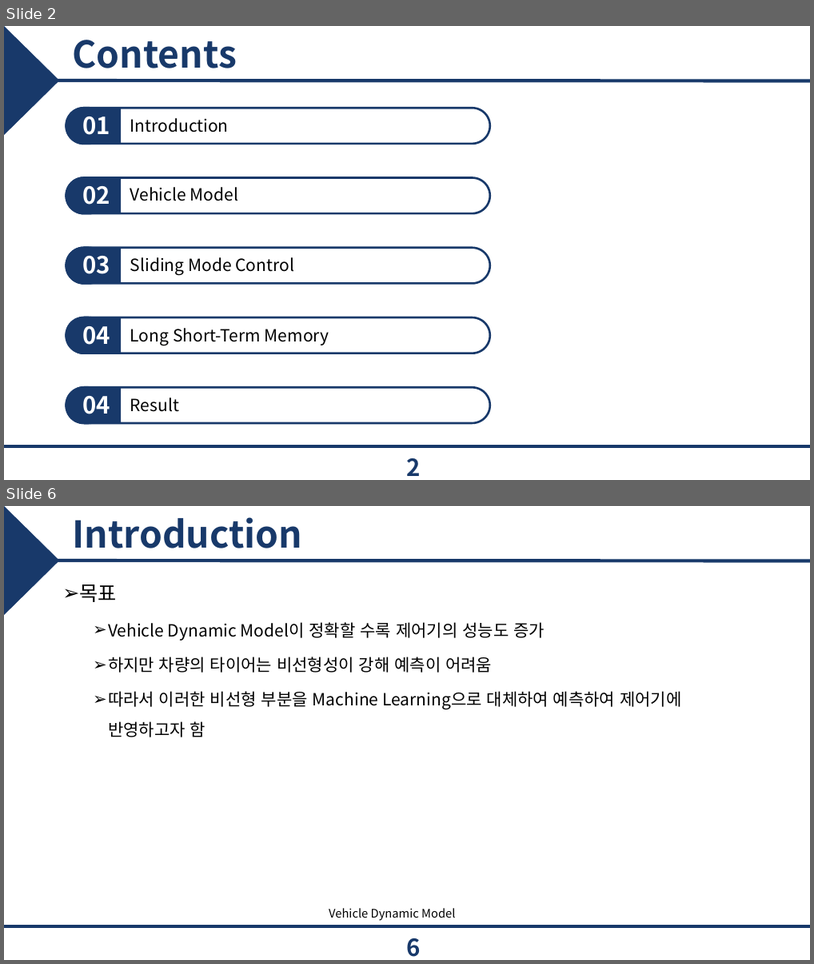
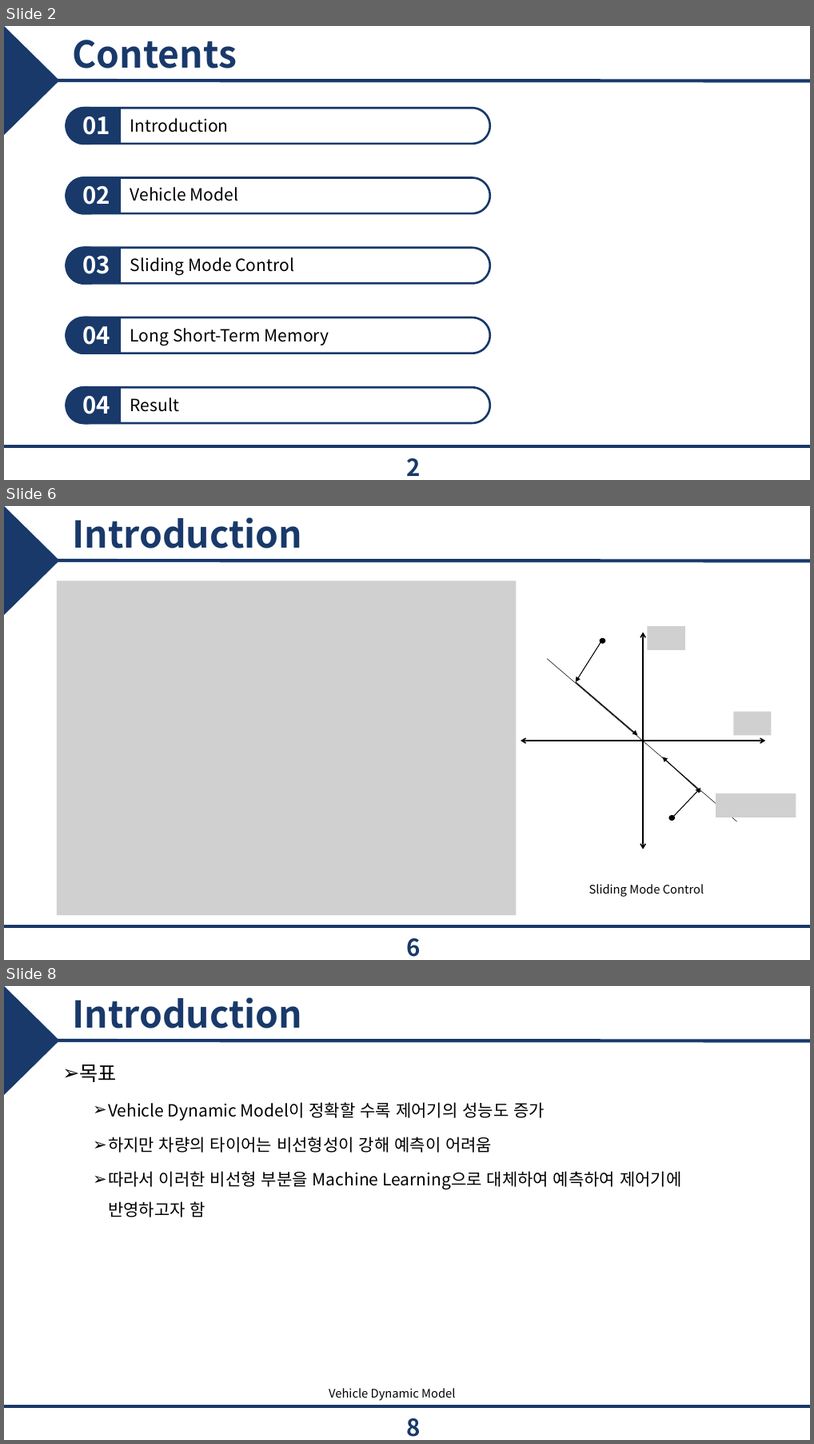
Before and after one commit to epoxx-arch/Torque_vectoringthesis, a slide deck: 졸업 논문/JCCI 발표.pptx. Shown one above the other, each under a label of ours: slides 2 and 6 before the commit, slides 2, 6 and 8 after it; the slides between them are not shown. The pictures are 814x964 and 814x1444 pixels, drawn with LibreOffice and Linux fonts; fonts in the diff are those of the drawing; grey boxes stand for pictures; background and template pictures are left out. Boxes give left, top, right and bottom in pixels: in the first picture for what was removed or moved away, otherwise in the second. Text is boxed around its words. In the diff, an @@ line names an element or a change of style, - is before the commit and + after.

```diff
--- a/졸업 논문/JCCI 발표.pptx
+++ b/졸업 논문/JCCI 발표.pptx
@@ slide 6 added at [4,506,810,960], background #FFFFFF; not listed: 3 template elements that a slide beside it also shows @@
@@ title added at [72,517,302,548], 44 pt, text #18396A, bold @@
+Introduction
@@ picture added at [57,581,516,916] @@
@@ group added at [522,626,796,849]: 4 arrows, 3 pictures, 2 double arrows, 2 ellipses, 1 line @@
@@ text added at [590,884,704,896], 14 pt, text #000000 @@
+Sliding Mode Control
@@ page number added at [406,938,420,956], 28 pt, text #18396A, bold @@
+6
@@ what was slide 6 is now slide 8 @@
@@ page number at [406,1418,420,1436]: text changed @@
-6
+8
```
Also in this commit, not shown: 4 slides changed, 12 other slides added, 1 slide removed, 8 other files.
